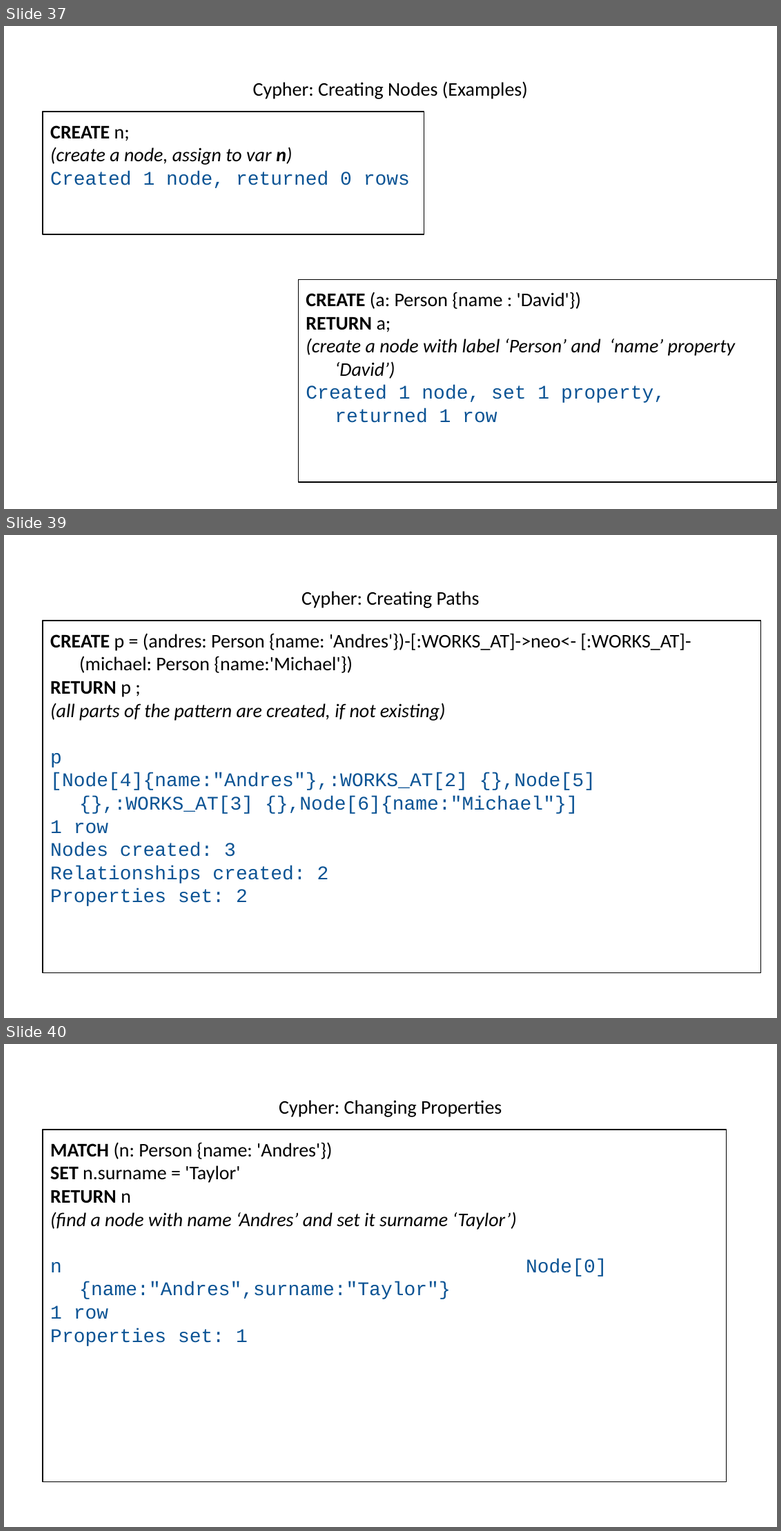
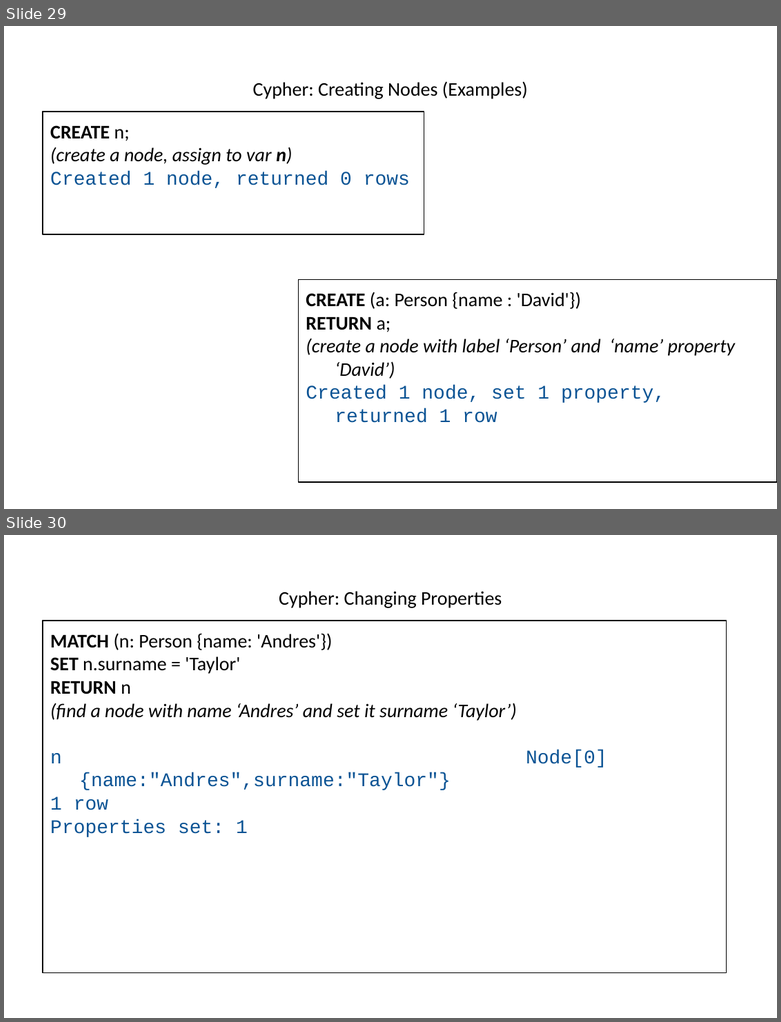
Before and after one commit to hogeschool/INFDEV026B, a slide deck: Lecture 5.pptx. Shown one above the other, each under a label of ours: slides 37, 39 and 40 before the commit, slides 29 and 30 after it; the slides between them are not shown. The pictures are 781x1531 and 781x1022 pixels, drawn with LibreOffice and Linux fonts; fonts in the diff are those of the drawing. Boxes give left, top, right and bottom in pixels: in the first picture for what was removed or moved away, otherwise in the second. Text is boxed around its words. In the diff, an @@ line names an element or a change of style, - is before the commit and + after.

```diff
--- a/Lecture 5.pptx
+++ b/Lecture 5.pptx
@@ slide 39 removed at <box>4,535,777,1018</box>, background #FFFFFF @@
@@ title removed at <box>301,591,479,608</box> @@
-Cypher: Creating Paths
@@ text removed at <box>43,621,760,973</box> @@
-CREATE p = (andres: Person {name: 'Andres'})-[:WORKS_AT]->neo<- [:WORKS_AT]-(michael: Person {name:'Michael'})
-RETURN p ;
-(all parts of the pattern are created, if not existing)
-p
-[Node[4]{name:"Andres"},:WORKS_AT[2] {},Node[5]{},:WORKS_AT[3] {},Node[6]{name:"Michael"}]
-1 row
-Nodes created: 3
-Relationships created: 2
-Properties set: 2
@@ what was slide 37 is now slide 29 @@
@@ what was slide 40 is now slide 30 @@
```
Also in this commit, not shown: 2 slides changed, 2 slides added, 11 other slides removed.
